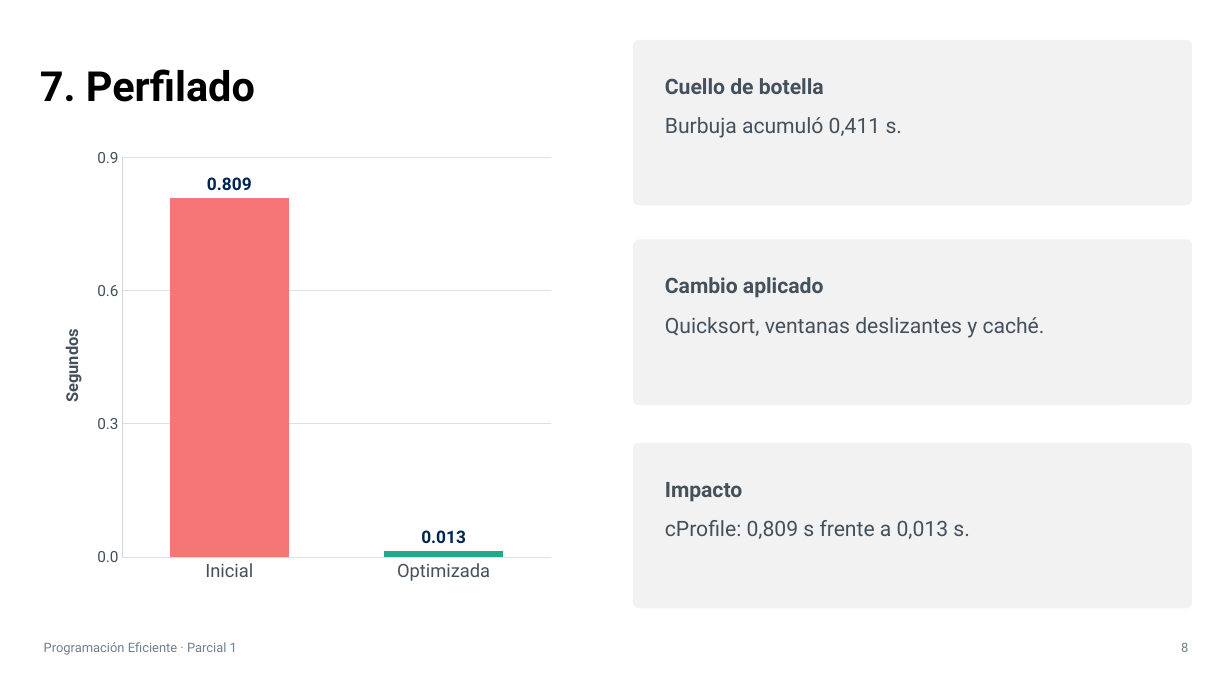
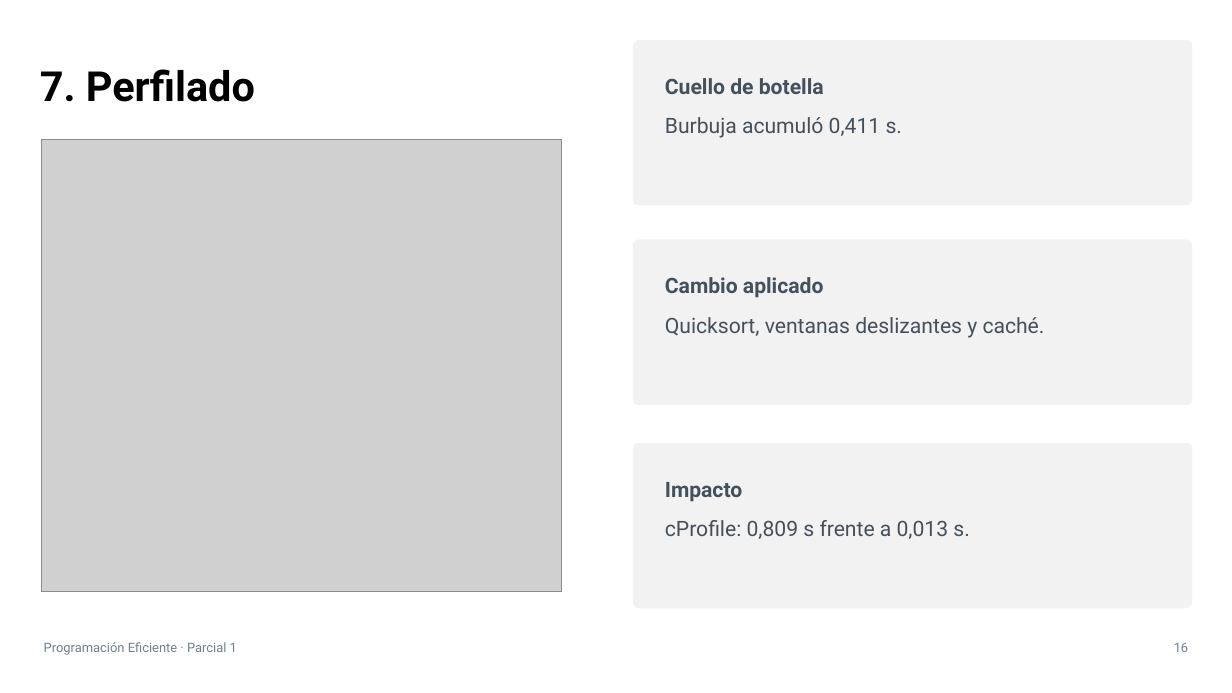
Before and after one commit to Alesso-Chiavarino/PE, a slide deck: slide 16 of parcial_1/presentacion/Parcial-1-Programacion-Eficiente.pptx (slide 8 before the commit). Drawn at 1232x693 pixels with LibreOffice and Linux fonts; fonts in the diff are those of the drawing; grey boxes stand for pictures. Boxes give left, top, right and bottom in pixels: in the first picture for what was removed or moved away, otherwise in the second. Text is boxed around its words. In the diff, an @@ line names an element or a change of style, - is before the commit and + after.

```diff
--- a/parcial_1/presentacion/Parcial-1-Programacion-Eficiente.pptx
+++ b/parcial_1/presentacion/Parcial-1-Programacion-Eficiente.pptx
@@ column chart removed at <box>42,140,561,592</box> @@
-categories: Inicial, Optimizada
-Series 1: 0.809, 0.013
@@ picture added at <box>42,140,561,592</box> @@
@@ page number at <box>1174,643,1189,652</box>: text changed @@
-8
+16
```
Also in this commit, not shown: 11 other slides changed, 10 slides added, 1 other file.
